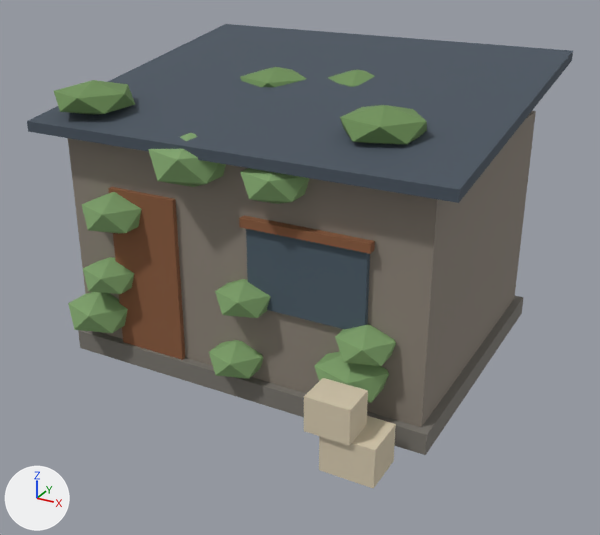
A saved change to the FBX model Assets/Machi/Resources/Town/office_hut_s0.fbx.
Rendered twice from a camera (50 mm lens) standing at (4.64, -8.71, 5.24) and looking at (0.34, -0.89, 1.33). The lights are fixed; the arrows at lower left show +X, +Y and +Z. The older version comes first. Where no turn or scale is listed for an object, it has been applied to the vertices.

In view in the first picture: 'office_hut_s0'.
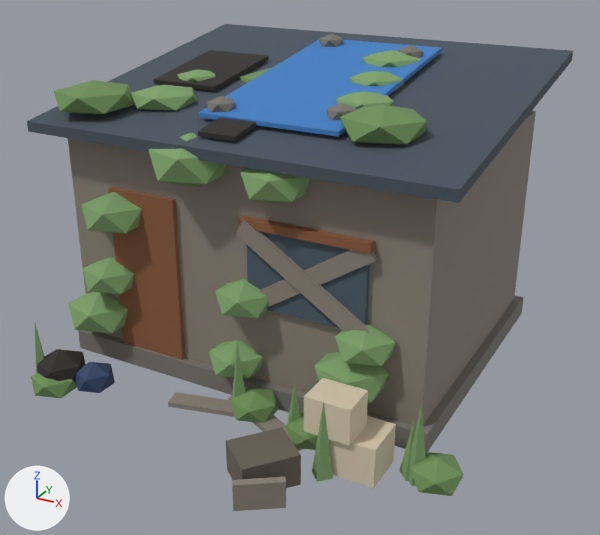
Location of each change, (x1, y1, x2, y2) in pixels of the pictures (600 x 535 px):
'office_hut_s0', reshaped
    before: (27, 24, 573, 489)
    after: (27, 24, 573, 511)
part 1 of me_office_hut_s0, added
    after: (207, 96, 236, 112)
part 2 of me_office_hut_s0, added
    after: (327, 103, 355, 120)
part 3 of me_office_hut_s0, added
    after: (319, 34, 343, 47)
part 4 of me_office_hut_s0, added
    after: (398, 45, 423, 58)
part 5 of me_office_hut_s0, added
    after: (198, 117, 258, 142)
part 6 of me_office_hut_s0, added (green)
    after: (131, 85, 197, 111)
part 7 of me_office_hut_s0, added (green)
    after: (350, 71, 404, 91)
part 8 of me_office_hut_s0, added (green)
    after: (336, 92, 394, 109)
part 9 of me_office_hut_s0, added (green)
    after: (363, 50, 421, 67)
part 10 of me_office_hut_s0, added
    after: (177, 70, 216, 81)
part 11 of me_office_hut_s0, added
    after: (37, 349, 85, 382)
part 12 of me_office_hut_s0, added (blue)
    after: (75, 362, 115, 393)
part 13 of me_office_hut_s0, added (green)
    after: (230, 387, 279, 423)
part 14 of me_office_hut_s0, added (green)
    after: (286, 411, 318, 450)
part 15 of me_office_hut_s0, added (green)
    after: (31, 373, 77, 398)
part 16 of me_office_hut_s0, added (green)
    after: (410, 452, 464, 496)
part 17 of me_office_hut_s0, added
    after: (35, 40, 442, 511)

Patch to the scene script:
```diff
--- a/Assets/Machi/Resources/Town/office_hut_s0.fbx.py
+++ b/Assets/Machi/Resources/Town/office_hut_s0.fbx.py
@@ me_office_hut_s0 @@
-me_office_hut_s0.from_pydata(...)  # 220 vertices, 308 faces; spans x -2.55..2.55, y -2.65..2.05, z 0.0..3.57
+me_office_hut_s0.from_pydata(...)  # 519 vertices, 717 faces; spans x -2.55..2.88, y -3.54..2.05, z -0.03..3.68
+# me_office_hut_s0 part 1: a new loose piece, an icosphere of 20 faces spanning x -0.6..-0.28, y -1.38..-1.08, z 3.1..3.32, in mat_m_townpalette (picture img_t_townpalette_png)
+# me_office_hut_s0 part 2: a new loose piece, an icosphere of 20 faces spanning x 0.75..1.07, y -1.18..-0.87, z 3.13..3.35, in mat_m_townpalette (picture img_t_townpalette_png)
+# me_office_hut_s0 part 3: a new loose piece, an icosphere of 20 faces spanning x -0.52..-0.2, y 1.08..1.38, z 3.46..3.68, in mat_m_townpalette (picture img_t_townpalette_png)
+# me_office_hut_s0 part 4: a new loose piece, an icosphere of 20 faces spanning x 0.66..0.98, y 0.87..1.18, z 3.43..3.65, in mat_m_townpalette (picture img_t_townpalette_png)
+# me_office_hut_s0 part 5: the loose piece of 8 vertices spanning x -2.55..2.55, y -2.05..2.05, z 2.85..3.57 is copied, and the copy is scaled about its middle by (0.0882, 0.25, 0.256), then moved by (-0.11, -1.33, -0.08); it spans x -0.34..0.11, y -1.84..-0.82, z 3.03..3.23
+# me_office_hut_s0 part 6: a new loose piece, an icosphere of 20 faces spanning x -1.74..-0.97, y -1.41..-0.67, z 3.02..3.32, in mat_m_townpalette (picture img_t_townpalette_png)
+# me_office_hut_s0 part 7: a new loose piece, an icosphere of 20 faces spanning x 0.45..1.09, y -0.14..0.48, z 3.22..3.47, in mat_m_townpalette (picture img_t_townpalette_png)
+# me_office_hut_s0 part 8: a new loose piece, an icosphere of 20 faces spanning x 0.61..1.26, y -0.82..-0.2, z 3.12..3.37, in mat_m_townpalette (picture img_t_townpalette_png)
+# me_office_hut_s0 part 9: a new loose piece, an icosphere of 20 faces spanning x 0.28..1.03, y 0.52..1.23, z 3.3..3.59, in mat_m_townpalette (picture img_t_townpalette_png)
+# me_office_hut_s0 part 10: a new loose piece, an icosphere of 20 faces spanning x -1.65..-1.15, y -0.55..-0.08, z 3.18..3.37, in mat_m_townpalette (picture img_t_townpalette_png)
+# me_office_hut_s0 part 11: a new loose piece, an icosphere of 20 faces spanning x -2.14..-1.57, y -2.93..-2.38, z -0.01..0.51, in mat_m_townpalette (picture img_t_townpalette_png)
+# me_office_hut_s0 part 12: a new loose piece, an icosphere of 20 faces spanning x -1.68..-1.24, y -2.77..-2.34, z 0.0..0.4, in mat_m_townpalette (picture img_t_townpalette_png)
+# me_office_hut_s0 part 13: a new loose piece, an icosphere of 20 faces spanning x 0.16..0.7, y -2.35..-1.84, z -0.03..0.33, in mat_m_townpalette (picture img_t_townpalette_png)
+# me_office_hut_s0 part 14: a new loose piece, an icosphere of 20 faces spanning x 0.94..1.48, y -2.48..-1.97, z -0.03..0.33, in mat_m_townpalette (picture img_t_townpalette_png)
+# me_office_hut_s0 part 15: a new loose piece, an icosphere of 20 faces spanning x -2.13..-1.59, y -3.04..-2.53, z -0.03..0.33, in mat_m_townpalette (picture img_t_townpalette_png)
+# me_office_hut_s0 part 16: a new loose piece, an icosphere of 20 faces spanning x 2.34..2.88, y -2.52..-2.01, z -0.03..0.33, in mat_m_townpalette (picture img_t_townpalette_png)
+# me_office_hut_s0 part 17: 99 vertices added at x -2.18..2.53, y -3.54..1.44, z 0.0..3.58
+# other edits to the shape of me_office_hut_s0 do not show in these pictures
 me_office_hut_s0.materials.append(mat_m_townpalette)
```
